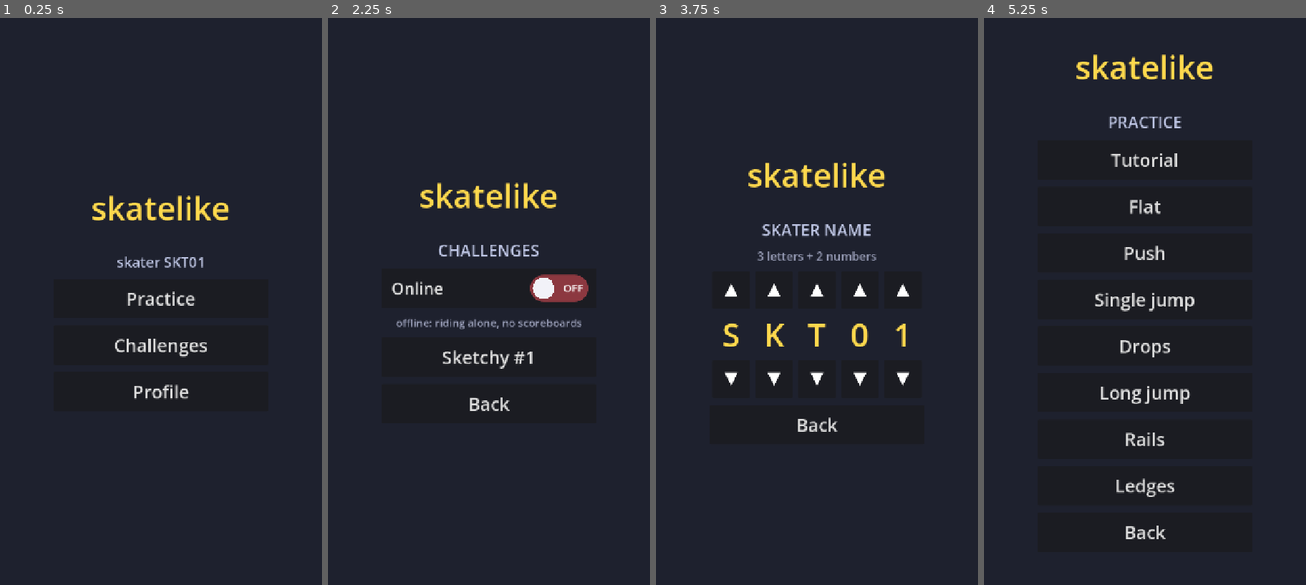
Above: before the commit, frames 1-4 (left to right).
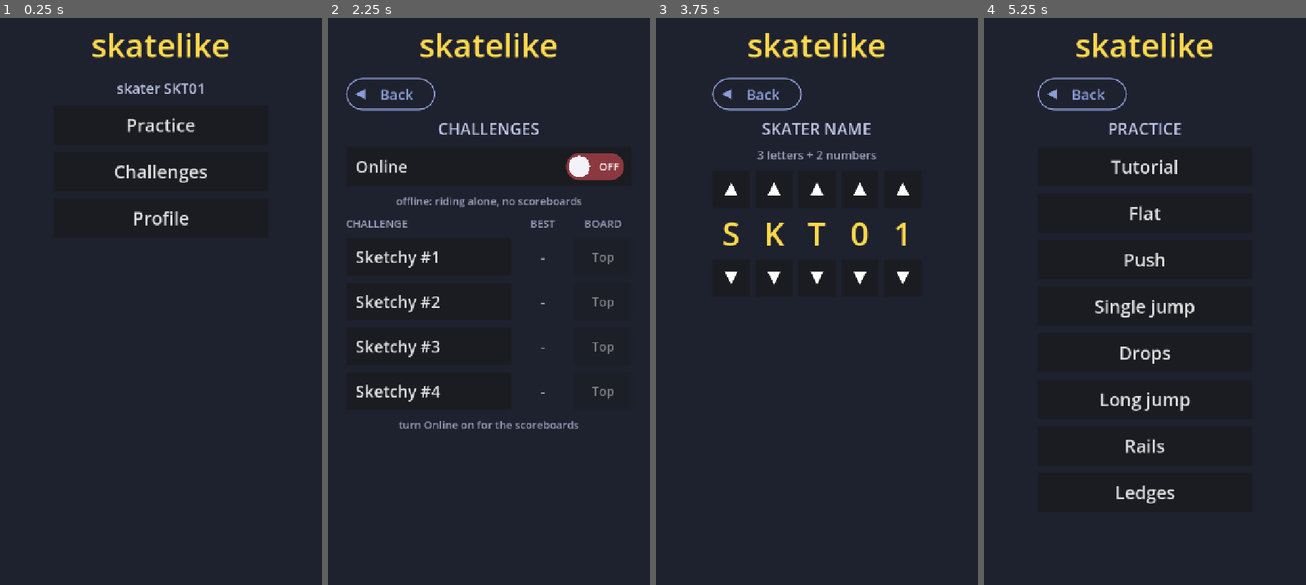
Above: after the commit, the same moments.

Repository: davidhernandeze/skatelike
Game: Godot game, scene res://scenes/menu.tscn
The game is run twice, just before and just after one commit, with the same random seed, the same clock (stepped at 60 frames per second) and the same inputs.
Inputs:
- Up to frame 1 (0.25 s): no input
- Up to frame 2 (2.25 s): click "Practice" at 0.5 s; click "Back" at 1.25 s; click "Challenges" at 2 s
- Up to frame 3 (3.75 s): click "Back" at 2.75 s; click "Profile" at 3.5 s
- Up to frame 4 (5.25 s): click "Back" at 4.25 s; click "Practice" at 5 s

The runs differ from the first frame. In frame 1, 3.7% of the frame differs, in the area x 28-72%, y 2-68%; in frame 2, 7.9%, in the area x 5-92%, y 2-73%; in frame 3, 5.6%; in frame 4, 5.3%.

Commit message:
Three more challenges, table-style challenges menu, title on top
Levels: Sketchy #2 (rail yard), #3 (rooftops, no rails), #4 (bomb hill).
Each cleared by the challenge bot at target speeds 5.5-7.5 m/s (#2 and #3
also at 5.0; #4 needs pushing up its hills).

Runner: rolling up to a gap whose far side is higher no longer slams "wall"
at the near edge: the board drops into the gap instead.

Menu: the title stays at the top and pages scroll below it; every page
starts with an outlined Back button with a left arrow. Challenges is a
table (challenge / best / board), and the scoreboard is a # / skater /
clears table.

Co-Authored-By: Claude Opus 5.5 <noreply@anthropic.com>
Claude-Session: https://claude.ai/code/session_01RyYvQJH2T8hEfpxQUNibCm

Diff:
--- a/scenes/menu.tscn
+++ b/scenes/menu.tscn
@@ -1,6 +1,7 @@
 [gd_scene format=3]
 
 [ext_resource type="Script" path="res://scripts/menu.gd" id="1_menu"]
+[ext_resource type="Script" path="res://scripts/safe_area.gd" id="2_safe"]
 
 [node name="Menu" type="Control"]
 layout_mode = 3
@@ -21,25 +22,36 @@
 mouse_filter = 2
 color = Color(0.12, 0.13, 0.18, 1)
 
-[node name="Center" type="CenterContainer" parent="."]
+[node name="Safe" type="MarginContainer" parent="."]
 layout_mode = 1
 anchors_preset = 15
 anchor_right = 1.0
 anchor_bottom = 1.0
 grow_horizontal = 2
 grow_vertical = 2
+script = ExtResource("2_safe")
 
-[node name="Box" type="VBoxContainer" parent="Center"]
+[node name="Page" type="VBoxContainer" parent="Safe"]
 layout_mode = 2
-theme_override_constants/separation = 48
+theme_override_constants/separation = 24
 
-[node name="Title" type="Label" parent="Center/Box"]
+[node name="Title" type="Label" parent="Safe/Page"]
 layout_mode = 2
 theme_override_colors/font_color = Color(1, 0.85, 0.3, 1)
 theme_override_font_sizes/font_size = 72
 text = "skatelike"
 horizontal_alignment = 1
 
-[node name="Levels" type="VBoxContainer" parent="Center/Box"]
+[node name="Scroll" type="ScrollContainer" parent="Safe/Page"]
 layout_mode = 2
-theme_override_constants/separation = 24
+size_flags_vertical = 3
+horizontal_scroll_mode = 0
+
+[node name="Center" type="CenterContainer" parent="Safe/Page/Scroll"]
+layout_mode = 2
+size_flags_horizontal = 3
+use_top_left = false
+
+[node name="Levels" type="VBoxContainer" parent="Safe/Page/Scroll/Center"]
+layout_mode = 2
+theme_override_constants/separation = 16
--- a/scripts/levels.gd
+++ b/scripts/levels.gd
@@ -134,6 +134,66 @@
 		{width = 800, gap = 900, platform = [Vector2(-1100, 120), Vector2(100, 120)], deck = 30, mark = "finale"},
 		Vector2(500, 0),
 	]},
+	# Rail yard: gaps that only rails cross, stair rails, downhill rails over drops.
+	# Uphills after each descent bleed off the speed the frictionless rails add.
+	{id = "sketchy_2", name = "Sketchy #2", start_y = 0.55, checkpoints = false, challenge = true, segments = [
+		Vector2(600, 0),
+		{width = 900, gap = 700, rail = [Vector2(-950, 70), Vector2(100, 70)], mark = "r1"},
+		{width = 480, rise = 260, stairs = 8, rail = Vector3(-40, 520, 70), mark = "r2"},
+		Vector2(700, 0),
+		Vector3(1000, 0, -260),
+		{width = 900, gap = 600, step = 180, rail = [Vector2(-850, 250), Vector2(80, 130)], mark = "r3"},
+		Vector3(900, 0, -220),
+		# The long one: a rail over a gap no ollie clears.
+		{width = 900, gap = 1200, rail = [Vector2(-1450, 80), Vector2(150, 80)], mark = "r4"},
+		{width = 600, step = -130, mark = "r5"},
+		{width = 800, gap = 500, step = 120, rail = [Vector2(-750, 190), Vector2(100, 70)], mark = "r6"},
+		{width = 460, rise = 260, stairs = 8, rail = Vector3(-40, 500, 70), mark = "r7"},
+		Vector2(600, 0),
+		Vector3(900, 0, -220),
+		{width = 700, gap = 800, rail = [Vector2(-1050, 90), Vector2(100, 90)], mark = "r8"},
+		Vector2(500, 0),
+	]},
+	# Rooftops: decks and boxes over gaps, islands at different heights, a kicker, high
+	# ollies. No rails.
+	{id = "sketchy_3", name = "Sketchy #3", start_y = 0.5, checkpoints = false, challenge = true, segments = [
+		Vector2(600, 0),
+		{width = 600, gap = 300, step = -60, mark = "a1"},
+		{width = 700, gap = 700, platform = [Vector2(-900, 80), Vector2(80, 80)], deck = 30, mark = "a2"},
+		{width = 800, gap = 450, platform = [Vector2(-650, 50), Vector2(-200, 50)], mark = "a3"},
+		{width = 450, gap = 260, step = 40, mark = "a4"},
+		{width = 450, gap = 260, step = -60, mark = "a5"},
+		{width = 600, gap = 260, step = 40, mark = "a6"},
+		{width = 600, step = -130, mark = "a7"},
+		{width = 800, gap = 600, platform = [Vector2(-800, 100), Vector2(50, 0)], mark = "a8"},
+		{width = 700, gap = 400, step = 200, mark = "a9"},
+		Vector2(300, 0),
+		Vector3(260, 0, -90),  # Kicker.
+		{width = 700, gap = 380, step = 40, mark = "a10"},
+		{width = 800, gap = 900, platform = [Vector2(-1100, 120), Vector2(100, 120)], deck = 30, mark = "a11"},
+		Vector2(500, 0),
+	]},
+	# Bomb hill: downhills for speed, stair sets with no rail (clear them in one ollie),
+	# landing ramps and islands where a fast board needs a softer pop.
+	{id = "sketchy_4", name = "Sketchy #4", start_y = 0.3, checkpoints = false, challenge = true, segments = [
+		Vector2(500, 0),
+		Vector3(900, 0, 160),
+		{width = 700, gap = 360, step = 30, mark = "b1"},
+		{width = 500, rise = 280, stairs = 9, mark = "b2"},
+		Vector2(700, 0),
+		Vector3(1400, 0, -250),  # A long, gentle uphill: push.
+		{width = 600, gap = 300, step = -40, rise = 120, mark = "b3"},
+		Vector2(300, 0),
+		{width = 500, gap = 260, mark = "b4"},
+		{width = 500, gap = 260, mark = "b5"},
+		Vector3(900, 0, -220),
+		Vector3(800, 0, 150),
+		{width = 450, rise = 240, stairs = 8, mark = "b6"},
+		Vector2(600, 0),
+		Vector3(1600, 0, -260),
+		{width = 700, gap = 300, mark = "b7"},
+		Vector2(500, 0),
+	]},
 ]
 
 static var current := "push"
--- a/scripts/menu.gd
+++ b/scripts/menu.gd
@@ -1,15 +1,23 @@
 extends Control
 ## Menu pages: the main page (Practice, Challenges, Profile), the level lists, a
-## challenge's scoreboard ("board:<level id>") and the profile editor. Level buttons are built from Levels.LIST: levels with
-## `challenge = true` go under Challenges (with their best progress), the rest under Practice.
+## challenge's scoreboard ("board:<level id>") and the profile editor. The title stays at
+## the top; pages scroll below it and start with a Back button. Level buttons come from
+## Levels.LIST: levels with `challenge = true` go in the Challenges table (best progress,
+## scoreboard), the rest under Practice.
 
 const GAME_SCENE := "res://scenes/main.tscn"
 const BUTTON_SIZE := Vector2(480, 88)
+## Width of the challenges and scoreboard tables, and their column widths.
+const TABLE_WIDTH := 640.0
+const BEST_WIDTH := 120.0
+const BOARD_WIDTH := 130.0
+const HEADER_COLOR := Color(0.6, 0.62, 0.72)
+const BACK_COLOR := Color(0.55, 0.62, 0.85)
 
 ## Page to show; kept so that leaving a level returns to its list.
 static var page := "main"
 
-@onready var list: VBoxContainer = $Center/Box/Levels
+@onready var list: VBoxContainer = $Safe/Page/Scroll/Center/Levels
 
 
 func _ready() -> void:
@@ -42,29 +50,100 @@
 
 
 func _show_levels(challenges: bool) -> void:
+	_add_back("main")
 	_add_label("CHALLENGES" if challenges else "PRACTICE", 36, Color(0.75, 0.78, 0.9))
 	if challenges:
 		_add_online_switch()
+		_show_challenge_table()
+		return
 	for level in Levels.LIST:
-		if level.get("challenge", false) != challenges:
+		if level.get("challenge", false):
 			continue
-		var text: String = level.name
-		var best: float = Levels.best.get(level.id, 0.0)
-		if challenges and best > 0.0:
-			text += "   best %d%%" % floori(best * 100.0)
-		var button := _add_button(text, _start.bind(level.id))
+		var button := _add_button(level.name, _start.bind(level.id))
 		if Levels.is_cleared(level.id):
 			button.icon = Icons.check_texture(36, Color(0.5, 0.9, 0.5))
 			button.icon_alignment = HORIZONTAL_ALIGNMENT_RIGHT
-		if challenges and Profile.online:
-			var board := _make_button("Scoreboard", Vector2(480, 60), 28)
-			board.pressed.connect(_show.bind("board:" + level.id))
-			list.add_child(board)
-	_add_button("Back", _show.bind("main"))
+
+
+## One row per challenge: play button, your best progress, and its scoreboard.
+func _show_challenge_table() -> void:
+	list.add_child(_table_row([_cell("CHALLENGE", 0.0, 24, HEADER_COLOR, HORIZONTAL_ALIGNMENT_LEFT),
+			_cell("BEST", BEST_WIDTH, 24, HEADER_COLOR), _cell("BOARD", BOARD_WIDTH, 24, HEADER_COLOR)]))
+	for level in Levels.LIST:
+		if not level.get("challenge", false):
+			continue
+		var play := _make_button("  " + level.name, Vector2(0, 84), 36)
+		play.alignment = HORIZONTAL_ALIGNMENT_LEFT
+		play.size_flags_horizontal = Control.SIZE_EXPAND_FILL
+		play.pressed.connect(_start.bind(level.id))
+		var best: float = Levels.best.get(level.id, 0.0)
+		var best_cell: Control
+		if Levels.is_cleared(level.id):
+			var check := TextureRect.new()
+			check.texture = Icons.check_texture(40, Color(0.5, 0.9, 0.5))
+			check.stretch_mode = TextureRect.STRETCH_KEEP_CENTERED
+			check.custom_minimum_size = Vector2(BEST_WIDTH, 0)
+			best_cell = check
+		else:
+			best_cell = _cell("%d%%" % floori(best * 100.0) if best > 0.0 else "-", BEST_WIDTH, 32,
+					Color(0.9, 0.9, 0.95) if best > 0.0 else HEADER_COLOR)
+		var board := _make_button("Top", Vector2(BOARD_WIDTH, 84), 28)
+		board.disabled = not Profile.online  # The boards come from the server.
+		board.pressed.connect(_show.bind("board:" + level.id))
+		list.add_child(_table_row([play, best_cell, board]))
+	if not Profile.online:
+		_add_label("turn Online on for the scoreboards", 24, HEADER_COLOR)
+
+
+func _table_row(cells: Array) -> HBoxContainer:
+	var row := HBoxContainer.new()
+	row.custom_minimum_size = Vector2(TABLE_WIDTH, 0)
+	row.add_theme_constant_override("separation", 10)
+	for cell in cells:
+		row.add_child(cell)
+	return row
+
+
+## A table cell: a label `width` px wide, or filling the row's spare width when 0.
+func _cell(text: String, width: float, font_size: int, color: Color,
+		align := HORIZONTAL_ALIGNMENT_CENTER) -> Label:
+	var label := Label.new()
+	label.text = text
+	label.horizontal_alignment = align
+	label.vertical_alignment = VERTICAL_ALIGNMENT_CENTER
+	label.add_theme_font_size_override("font_size", font_size)
+	label.add_theme_color_override("font_color", color)
+	if width > 0.0:
+		label.custom_minimum_size = Vector2(width, 0)
+	else:
+		label.size_flags_horizontal = Control.SIZE_EXPAND_FILL
+	return label
+
+
+## The Back button: outlined in BACK_COLOR with a left arrow, at the top left of the page.
+func _add_back(target: String) -> void:
+	var back := _make_button("Back", Vector2(200, 72), 32)
+	back.icon = Icons.triangle_texture(Vector2.LEFT, 28, BACK_COLOR)
+	back.size_flags_horizontal = Control.SIZE_SHRINK_BEGIN
+	back.add_theme_color_override("font_color", BACK_COLOR)
+	back.add_theme_color_override("font_hover_color", BACK_COLOR.lightened(0.3))
+	back.add_theme_color_override("font_pressed_color", BACK_COLOR.lightened(0.3))
+	for state in ["normal", "hover", "pressed", "focus"]:
+		var style := StyleBoxFlat.new()
+		style.bg_color = Color(BACK_COLOR, 0.18 if state == "pressed" else (0.1 if state == "hover" else 0.0))
+		style.border_color = BACK_COLOR
+		style.set_border_width_all(3)
+		style.set_corner_radius_all(36)
+		style.content_margin_left = 18
+		style.content_margin_right = 24
+		back.add_theme_stylebox_override(state, style)
+	back.pressed.connect(_show.bind(target))
+	list.add_child(back)
 
 
 ## A challenge's scoreboard: who cleared it, in the order they first did.
 func _show_board(id: String) -> void:
+	_add_back("challenges")
 	var level := Levels.get_level(id)
 	_add_label(level.name.to_upper(), 36, Color(0.75, 0.78, 0.9))
 	var state := Label.new()
@@ -76,7 +155,6 @@
 	var rows := VBoxContainer.new()
 	rows.add_theme_constant_override("separation", 4)
 	list.add_child(rows)
-	_add_button("Back", _show.bind("challenges"))
 	if not Profile.online:
 		state.text = "turn Online on to see who cleared it"
 		return
@@ -113,6 +191,8 @@
 		state.text = "nobody has cleared it yet: be the first!"
 		return
 	state.text = "%d skater%s cleared it, first clears first" % [total, "" if total == 1 else "s"]
+	rows.add_child(_table_row([_cell("#", 90.0, 24, HEADER_COLOR), _cell("SKATER", 0.0, 24, HEADER_COLOR),
+			_cell("CLEARS", 150.0, 24, HEADER_COLOR)]))
 	var mine := -1
 	for i in clears.size():
 		if clears[i].get("skater", "") == Profile.skater_name:
@@ -130,15 +210,11 @@
 		rows.add_child(more)
 
 
-## "3.  ABC01   x2": position, skater and how often they cleared it; yours in yellow.
-func _board_row(position: int, clear: Dictionary, mine: bool) -> Label:
-	var row := Label.new()
-	var times: int = clear.get("clears", 1)
-	row.text = "%2d.  %s%s" % [position, clear.get("skater", "?????"), "   x%d" % times if times > 1 else ""]
-	row.horizontal_alignment = HORIZONTAL_ALIGNMENT_CENTER
-	row.add_theme_font_size_override("font_size", 34)
-	row.add_theme_color_override("font_color", Color(1, 0.85, 0.3) if mine else Color(0.9, 0.9, 0.95))
-	return row
+## A board row: position, skater and how often they cleared it; yours in yellow.
+func _board_row(position: int, clear: Dictionary, mine: bool) -> HBoxContainer:
+	var color := Color(1, 0.85, 0.3) if mine else Color(0.9, 0.9, 0.95)
+	return _table_row([_cell(str(position), 90.0, 34, color), _cell(clear.get("skater", "?????"), 0.0, 34, color),
+			_cell(str(int(clear.get("clears", 1))), 150.0, 34, color)])  # JSON numbers are floats.
 
 
 ## Online switch: ghosts of other skaters on the same challenge, and the scoreboards.
@@ -146,7 +222,7 @@
 	var switch := Toggle.new()
 	switch.text = "  Online"
 	switch.button_pressed = Profile.online
-	switch.custom_minimum_size = BUTTON_SIZE
+	switch.custom_minimum_size = Vector2(TABLE_WIDTH, BUTTON_SIZE.y)
 	switch.add_theme_font_size_override("font_size", 36)
 	list.add_child(switch)
 	var state := Label.new()
@@ -164,7 +240,7 @@
 		Profile.set_online(on)
 		Online.refresh()
 		Scoreboard.flush()
-		_show(page))  # Shows or hides the Scoreboard buttons.
+		_show(page))  # Turns the scoreboard buttons on or off.
 	Online.status_changed.connect(show_status)
 	state.tree_exiting.connect(func() -> void: Online.status_changed.disconnect(show_status))
 	Online.refresh()
@@ -173,6 +249,7 @@
 
 ## Skater name editor: a column per character, with buttons to step through its charset.
 func _show_profile() -> void:
+	_add_back("main")
 	_add_label("SKATER NAME", 36, Color(0.75, 0.78, 0.9))
 	_add_label("3 letters + 2 numbers", 26, Color(0.6, 0.62, 0.72))
 	var row := HBoxContainer.new()
@@ -199,7 +276,6 @@
 		column.add_child(up)
 		column.add_child(letter)
 		column.add_child(down)
-	_add_button("Back", _show.bind("main"))
 
 
 ## Moves character i of the name by `step` through its charset, wrapping, and saves.
--- a/scripts/runner.gd
+++ b/scripts/runner.gd
@@ -656,7 +656,8 @@
 	if _pos.x + board_size.x * 0.5 > _support.x1:
 		# Floor ahead that the board can't roll onto (platforms have no walls).
 		var joint := _joint(_support, _support.next) if _support.next and next == null else &""
-		if joint == &"step_up":
+		# A higher floor right at the edge is a wall; across a gap the board drops first.
+		if joint == &"step_up" and _support.next.x0 - _support.x1 <= 1.0:
 			_slam("wall")
 			return
 		if _pos.x + w > _support.x1:
